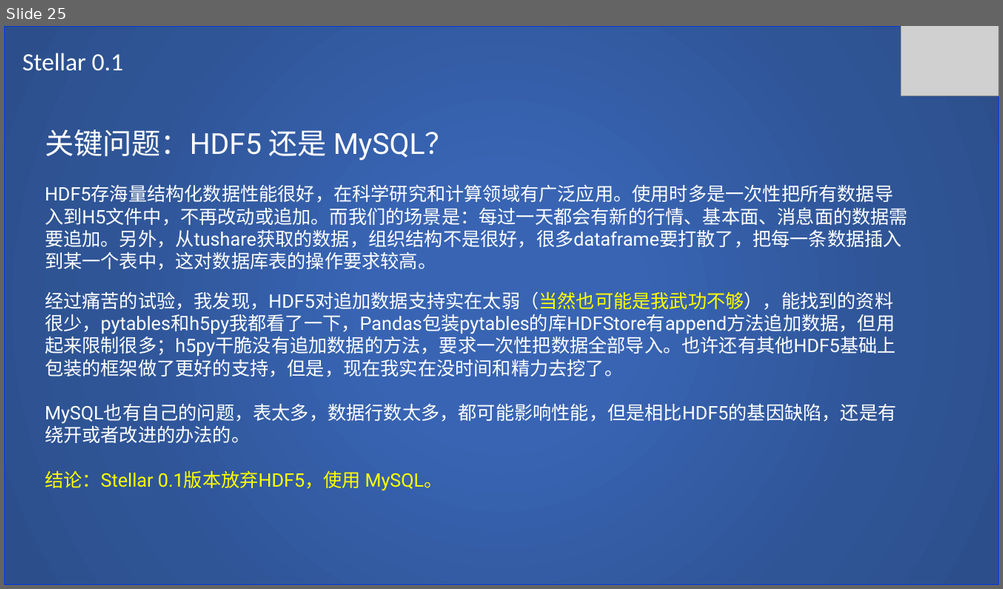
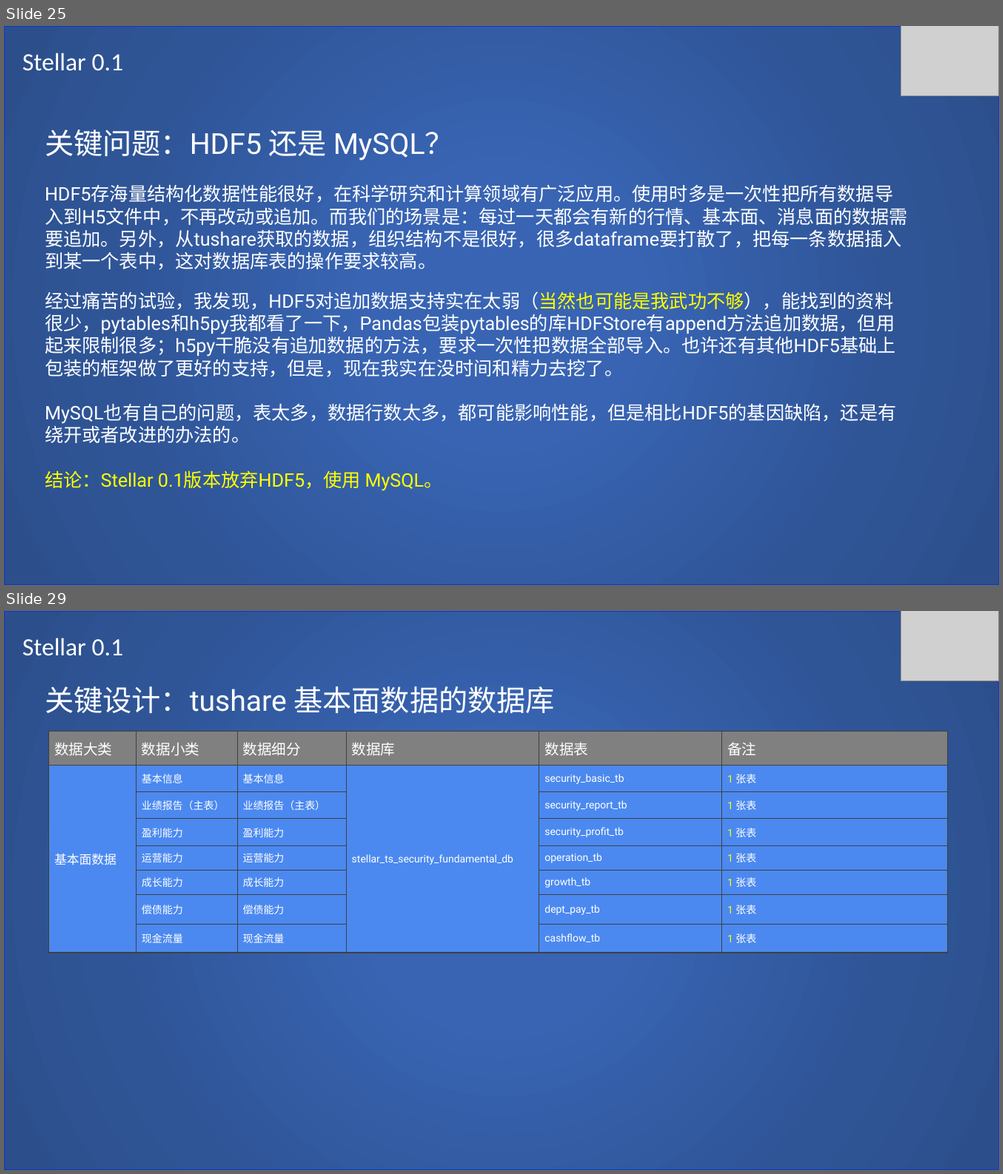
Before and after one commit to SCITLAS/Stellar, a slide deck: Stellar_0.1/documents/design.pptx. Shown one above the other, each under a label of ours: slide 25 before the commit, slides 25 and 29 after it; the slides between them are not shown. The pictures are 1003x589 and 1003x1174 pixels, drawn with LibreOffice and Linux fonts; fonts in the diff are those of the drawing; grey boxes stand for pictures. Boxes give left, top, right and bottom in pixels: in the first picture for what was removed or moved away, otherwise in the second. Text is boxed around its words. In the diff, an @@ line names an element or a change of style, - is before the commit and + after.

Commit message:
Update design document, add MySQL database and table basic design.

```diff
--- a/Stellar_0.1/documents/design.pptx
+++ b/Stellar_0.1/documents/design.pptx
@@ slide 29 added at box(4, 611, 999, 1170), background #FFFFFF @@
@@ rectangle added at box(4, 611, 999, 1170), fill gradient #3864B3 to #2F5597 to #2C4F8C, outline #0838D5 1 pt @@
@@ picture added at box(900, 611, 999, 681) @@
@@ text added at box(22, 638, 123, 656), 24 pt, text #FFFFFF @@
+Stellar 0.1
@@ text added at box(45, 686, 555, 713), 28 pt, text #FFFFFF @@
+关键设计：tushare 基本面数据的数据库
@@ table added at box(48, 731, 948, 953), 8 rows, 6 columns @@
+数据大类 | 数据小类 | 数据细分 | 数据库 | 数据表 | 备注
+基本面数据 | 基本信息 | 基本信息 | stellar_ts_security_fundamental_db | security_basic_tb | 1 张表
+ | 业绩报告（主表） | 业绩报告（主表） |  | security_report_tb | 1 张表
+ | 盈利能力 | 盈利能力 |  | security_profit_tb | 1 张表
+ | 运营能力 | 运营能力 |  | operation_tb | 1 张表
+ | 成长能力 | 成长能力 |  | growth_tb | 1 张表
+ | 偿债能力 | 偿债能力 |  | dept_pay_tb | 1 张表
+ | 现金流量 | 现金流量 |  | cashflow_tb | 1 张表
```
Also in this commit, not shown: 7 slides changed, 8 other slides added.
